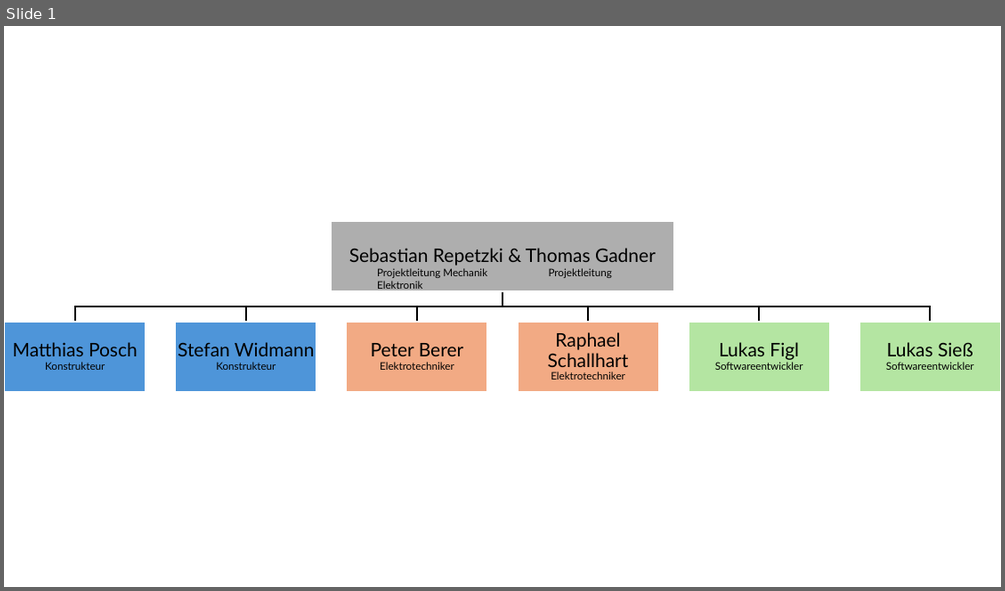
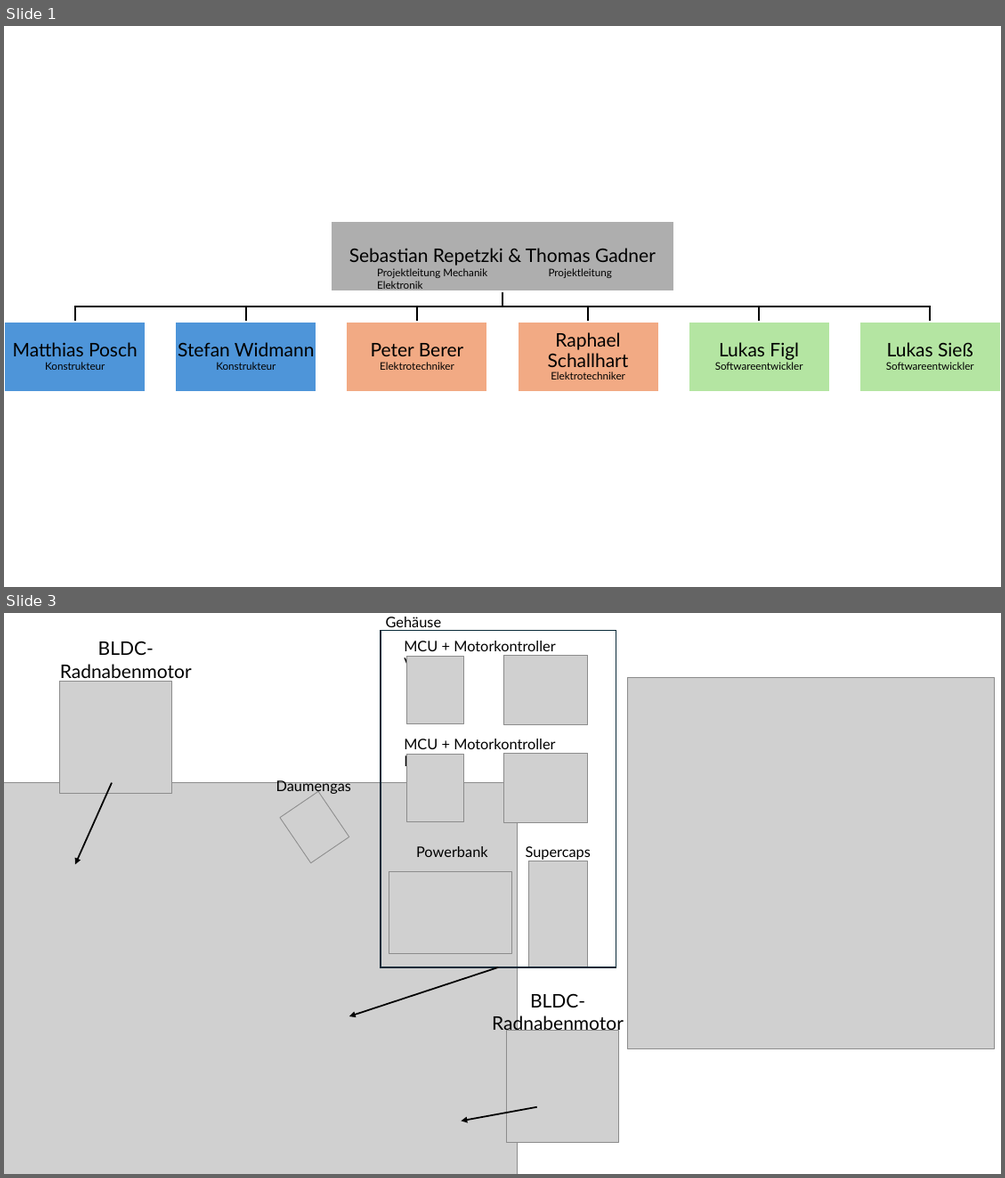
Before and after one commit to Solaire-42/kers, a slide deck: Projectmanagement/project_management_figures.pptx. Shown one above the other, each under a label of ours: slide 1 before the commit, slides 1 and 3 after it; the slides between them are not shown. The pictures are 1005x591 and 1005x1178 pixels, drawn with LibreOffice and Linux fonts; fonts in the diff are those of the drawing; grey boxes stand for pictures. Boxes give left, top, right and bottom in pixels: in the first picture for what was removed or moved away, otherwise in the second. Text is boxed around its words. In the diff, an @@ line names an element or a change of style, - is before the commit and + after.

Commit message:
Update Schematik (2 Radnabenmotoren vorne u. hinten)

```diff
--- a/Projectmanagement/project_management_figures.pptx
+++ b/Projectmanagement/project_management_figures.pptx
@@ slide 3 added at (4,613,1001,1174), background #FFFFFF @@
@@ rectangle added at (380,630,615,967), outline #092A39 1.5 pt @@
@@ text added at (386,617,442,631), 14 pt, text #000000 @@
+Gehäuse
@@ text added at (60,641,192,682), 18 pt, text #000000 @@
+BLDC-
+Radnabenmotor
@@ text added at (404,641,555,673), 14 pt, text #000000 @@
+MCU + Motorkontroller Vorne
@@ picture added at (407,656,465,723) @@
@@ picture added at (503,655,588,725) @@
@@ picture added at (59,681,171,793) @@
@@ picture added at (627,677,994,1048) @@
@@ text added at (404,738,555,771), 14 pt, text #000000 @@
+MCU + Motorkontroller Hinten
@@ picture added at (407,755,465,822) @@
@@ picture added at (503,753,588,823) @@
@@ picture added at (4,783,517,1174) @@
@@ arrow added from (112, 783) to (75, 864), #000000 1.5 pt @@
@@ text added at (276,779,351,795), 14 pt, text #000000 @@
+Daumengas
@@ picture added at (280,792,349,863) @@
@@ text added at (416,846,488,857), 14 pt, text #000000 @@
+Powerbank
@@ text added at (526,846,591,860), 14 pt, text #000000 @@
+Supercaps
@@ picture added at (389,872,512,953) @@
@@ picture added at (529,861,588,967) @@
@@ arrow added from (498, 967) to (349, 1016), #000000 1.5 pt @@
@@ text added at (492,993,623,1034), 18 pt, text #000000 @@
+BLDC-
+Radnabenmotor
@@ picture added at (507,1030,619,1143) @@
@@ arrow added from (537, 1107) to (461, 1121), #000000 1.5 pt @@
```
Also in this commit, not shown: 1 slide removed, 1 other file.
